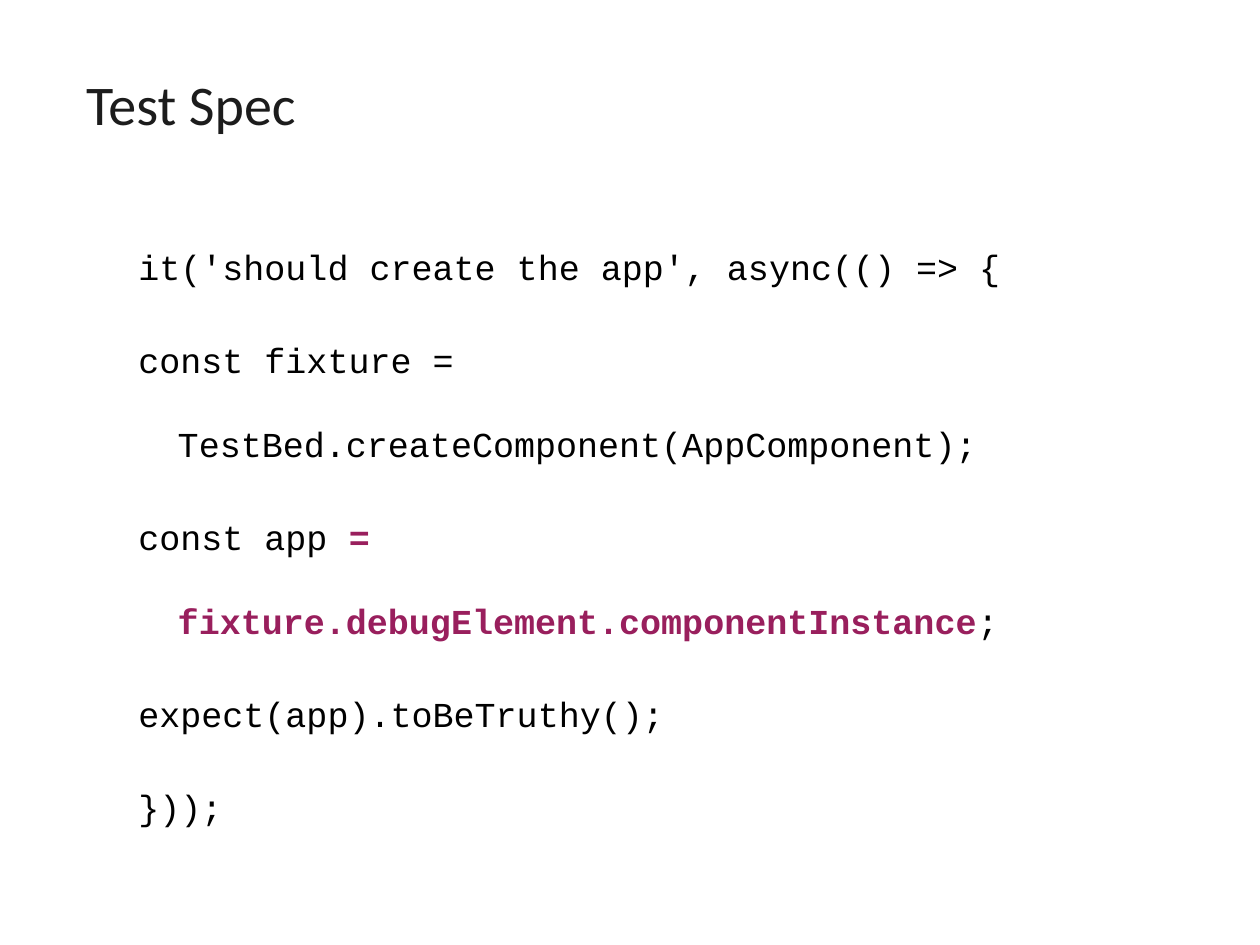
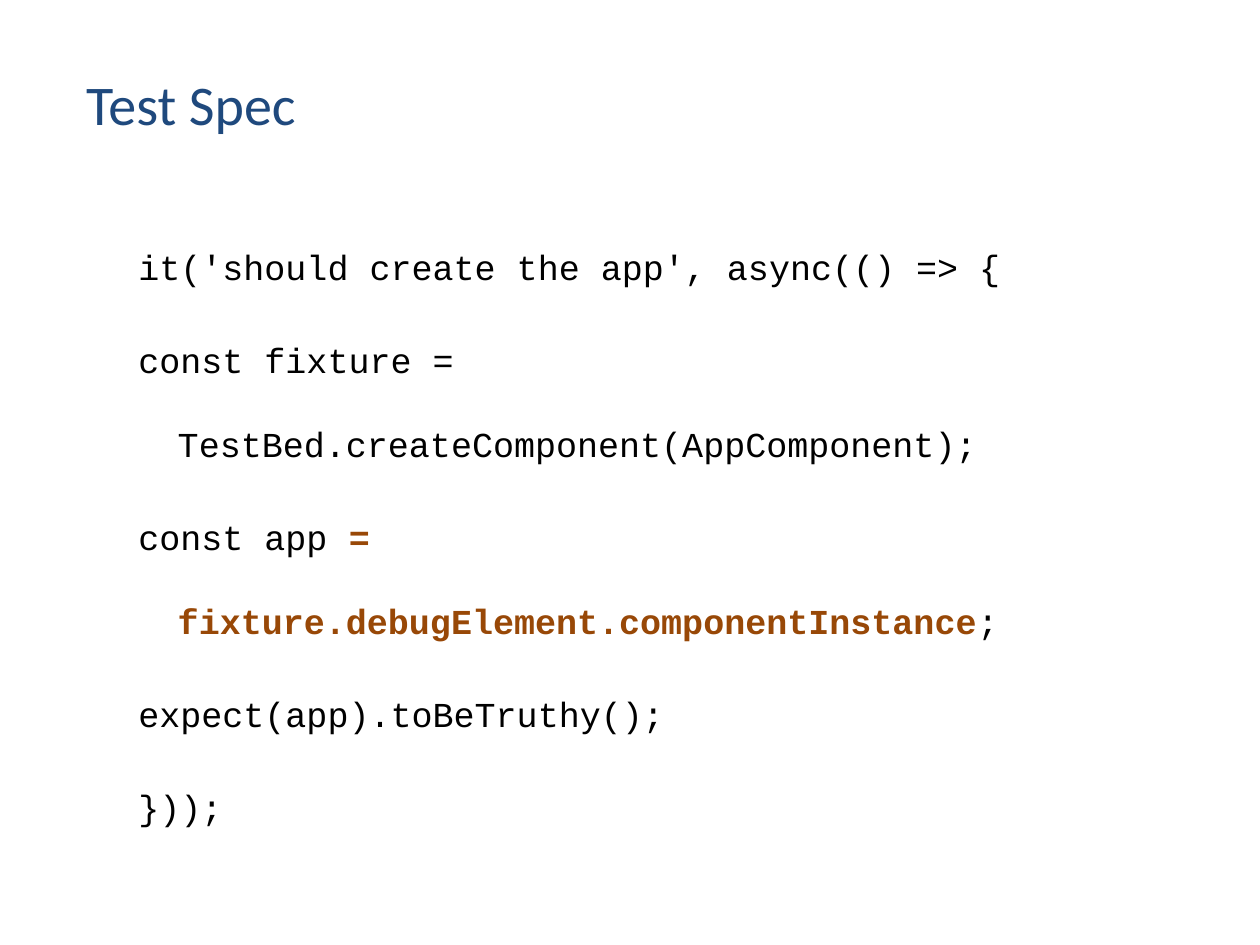
Before and after one commit to vishnumvn/AngularJS_Tut, a slide deck: slide 115 of Materials/Angular_Module02.ppt. Drawn at 1260x945 pixels with LibreOffice and Linux fonts; fonts in the diff are those of the drawing. Boxes give left, top, right and bottom in pixels: in the first picture for what was removed or moved away, otherwise in the second. Text is boxed around its words. In the diff, an @@ line names an element or a change of style, - is before the commit and + after.

```diff
--- a/Materials/Angular_Module02.ppt
+++ b/Materials/Angular_Module02.ppt
@@ title "Test Spec" at [86, 88, 296, 134]: text colour #1C1C1C to #1F497D @@
@@ text at [138, 526, 999, 642]: text colour #991F5D to #984807 in "= fixture.debugElement.componentInstance;" @@
```
Also in this commit, not shown: 116 other slides changed, 57 other files.
